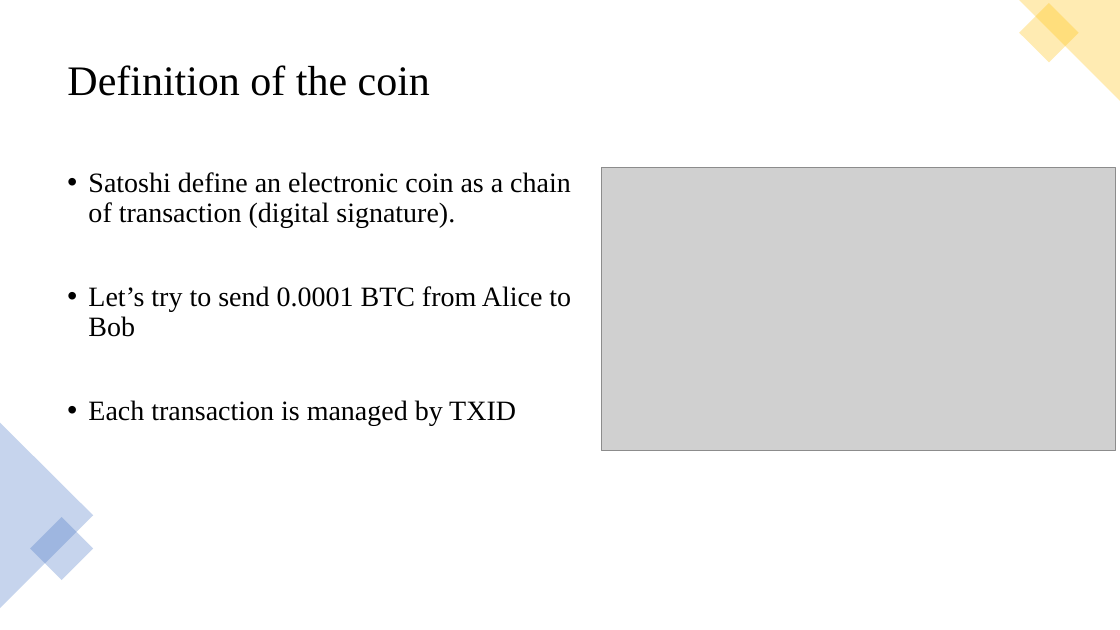
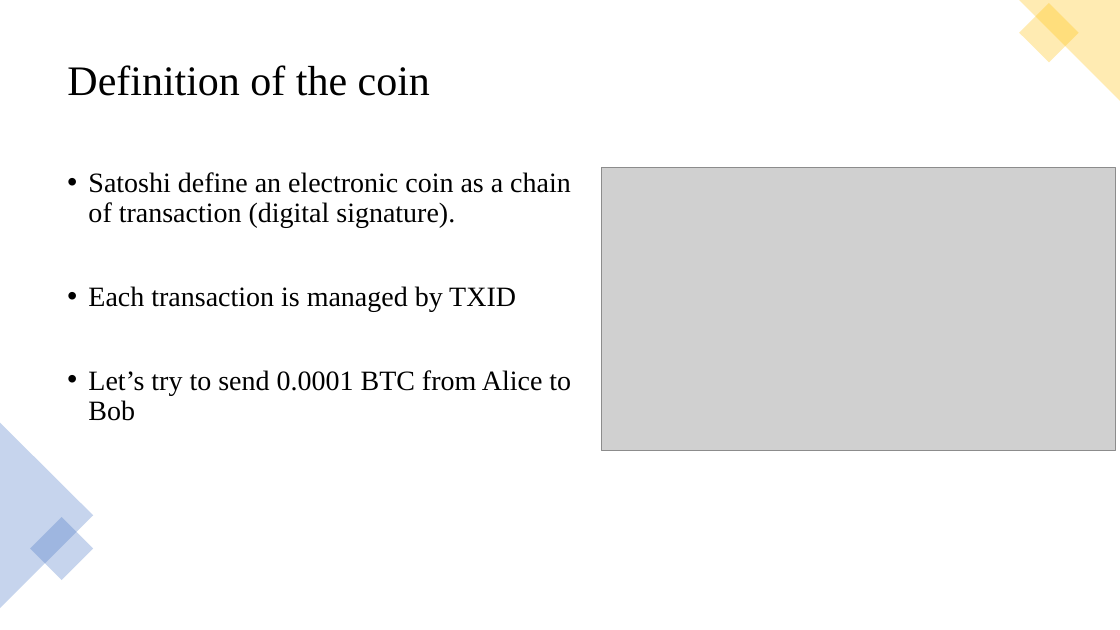
Before and after one commit to hikasenworkspace/stock_study, a slide deck: slide 11 of blockchain/bitcoin.pptx (slide 8 before the commit). Drawn at 1120x630 pixels with LibreOffice and Linux fonts; fonts in the diff are those of the drawing; grey boxes stand for pictures. Boxes give left, top, right and bottom in pixels: in the first picture for what was removed or moved away, otherwise in the second. Text is boxed around its words. In the diff, an @@ line names an element or a change of style, - is before the commit and + after.

```diff
--- a/blockchain/bitcoin.pptx
+++ b/blockchain/bitcoin.pptx
@@ text at bbox=[88, 286, 516, 311]: paragraph added @@
+• Each transaction is managed by TXID
@@ text at bbox=[88, 400, 516, 425]: paragraph removed @@
-• Each transaction is managed by TXID
```
Also in this commit, not shown: 9 other slides changed, 3 slides added.
